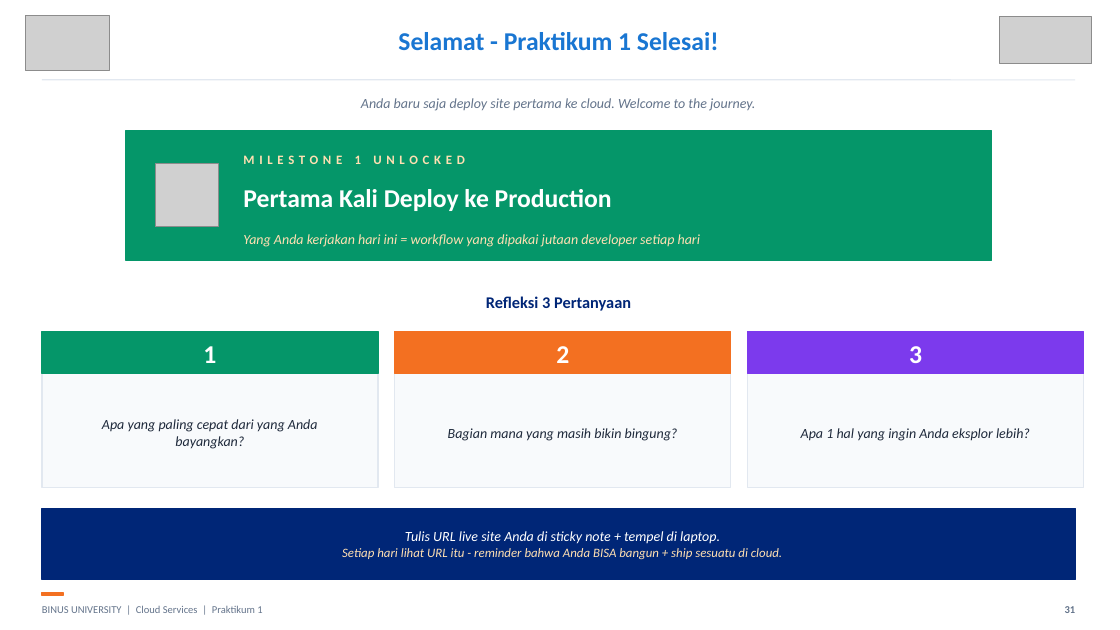
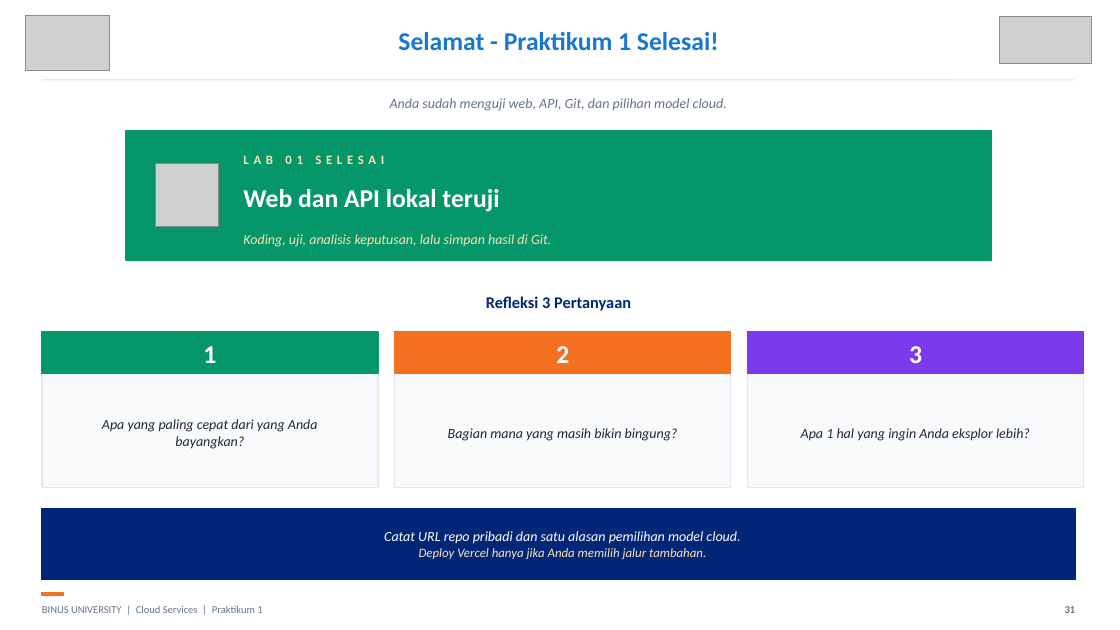
Before and after one commit to SeedFlora/meet1CloudService, a slide deck: slide 31 of slides/LAB01_Pengantar_Cloud_Hands_On_Final.pptx. Drawn at 1120x630 pixels with LibreOffice and Linux fonts; fonts in the diff are those of the drawing; grey boxes stand for pictures. Boxes give left, top, right and bottom in pixels: in the first picture for what was removed or moved away, otherwise in the second. Text is boxed around its words. In the diff, an @@ line names an element or a change of style, - is before the commit and + after.

```diff
--- a/slides/LAB01_Pengantar_Cloud_Hands_On_Final.pptx
+++ b/slides/LAB01_Pengantar_Cloud_Hands_On_Final.pptx
@@ text at (390,98,727,111): text changed @@
-Anda baru saja deploy site pertama ke cloud. Welcome to the journey.
+Anda sudah menguji web, API, Git, dan pilihan model cloud.
@@ text at (243,155,384,164): text changed @@
-MILESTONE 1 UNLOCKED
+LAB 01 SELESAI
@@ text at (243,189,499,212): text changed @@
-Pertama Kali Deploy ke Production
+Web dan API lokal teruji
@@ text at (243,234,551,247): text changed @@
-Yang Anda kerjakan hari ini = workflow yang dipakai jutaan developer setiap hari
+Koding, uji, analisis keputusan, lalu simpan hasil di Git.
@@ text at (384,531,740,559): text changed; size 11 to 12 pt; text colour #FFE0B2 to #FFFFFF @@
-Tulis URL live site Anda di sticky note + tempel di laptop.
-Setiap hari lihat URL itu - reminder bahwa Anda BISA bangun + ship sesuatu di cloud.
+Catat URL repo pribadi dan satu alasan pemilihan model cloud.
+Deploy Vercel hanya jika Anda memilih jalur tambahan.
```
Also in this commit, not shown: 21 other slides changed, 2 slides added, 2 slides removed, 1 other file.
